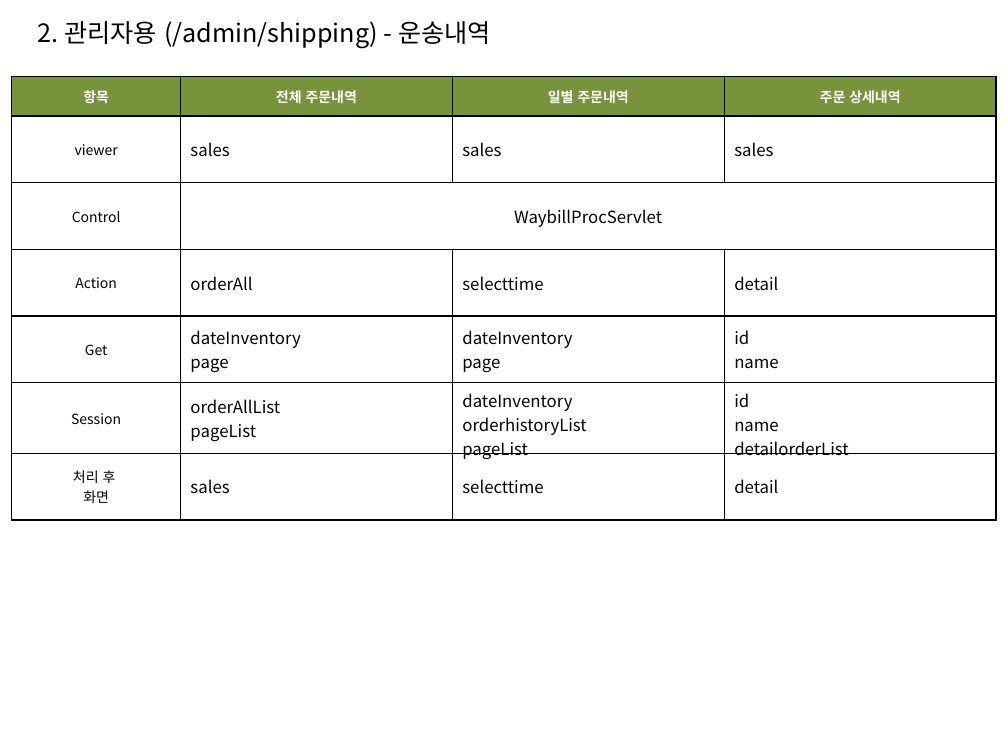
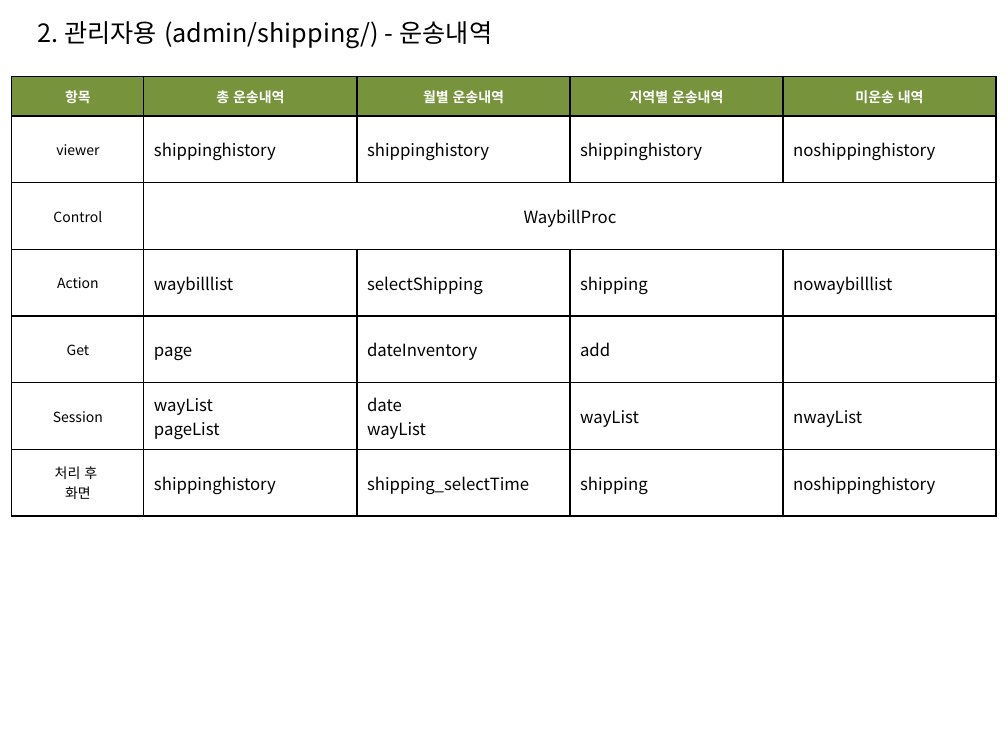
Before and after one commit to sec9590/Project_FullFillment, a slide deck: slide 5 of YellowContainer_MVC.pptx (slide 4 before the commit). Drawn at 1008x756 pixels with LibreOffice and Linux fonts; fonts in the diff are those of the drawing. Boxes give left, top, right and bottom in pixels: in the first picture for what was removed or moved away, otherwise in the second. Text is boxed around its words. In the diff, an @@ line names an element or a change of style, - is before the commit and + after.

```diff
--- a/YellowContainer_MVC.pptx
+++ b/YellowContainer_MVC.pptx
@@ text at bbox=[38, 21, 493, 49]: text changed @@
-2. 관리자용 (/admin/shipping) - 운송내역
+2. 관리자용 (admin/shipping/) - 운송내역
@@ table at bbox=[12, 77, 995, 516] @@
-column 2: 전체 주문내역 | sales | WaybillProcServlet | orderAll | dateInventory / page | orderAllList / pageList | sales
-column 3: 일별 주문내역 | sales |  | selecttime | dateInventory / page | dateInventory / orderhistoryList / pageList | selecttime
-column 4: 주문 상세내역 | sales |  | detail | id / name | id / name / detailorderList | detail
+column 2: 총 운송내역 | shippinghistory | WaybillProc | waybilllist | page | wayList / pageList | shippinghistory
+column 3: 월별 운송내역 | shippinghistory |  | selectShipping | dateInventory | date / wayList | shipping_selectTime
+column 4: 지역별 운송내역 | shippinghistory |  | shipping | add | wayList | shipping
+column 5: 미운송 내역 | noshippinghistory |  | nowaybilllist |  | nwayList | noshippinghistory
```
Also in this commit, not shown: 4 other slides changed, 5 slides added, 9 other files.
